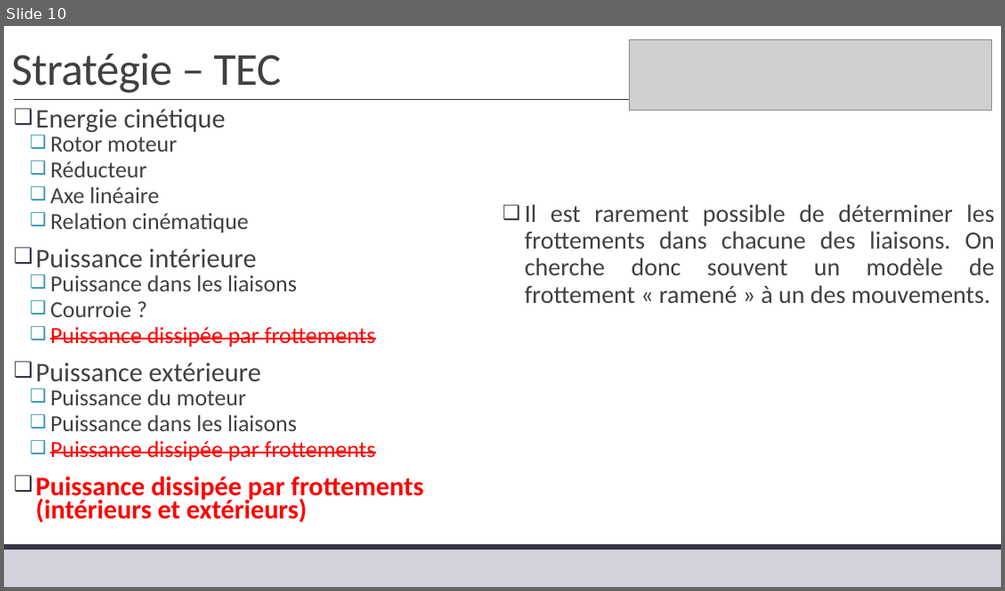
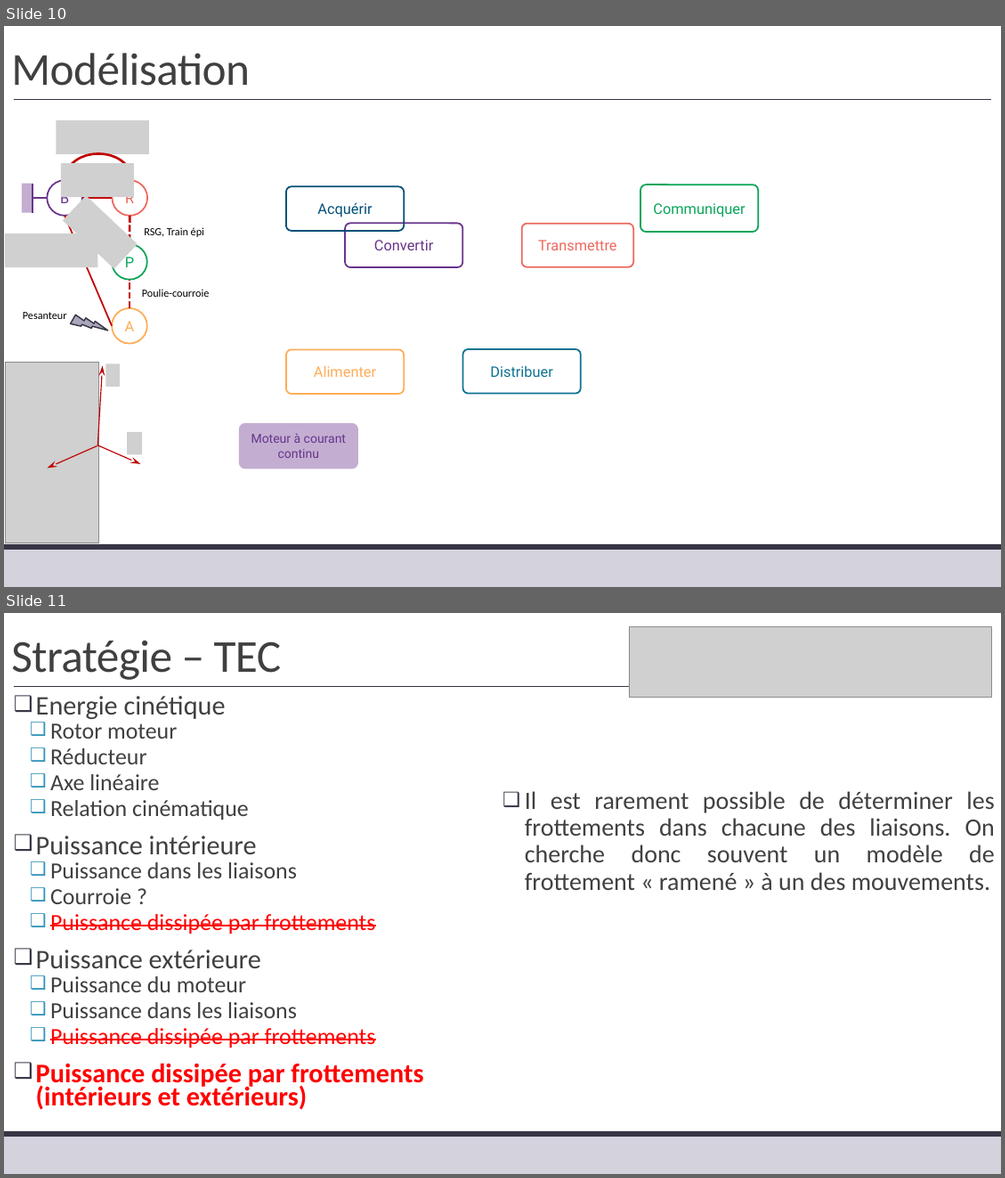
Before and after one commit to xpessoles/TP_Corriges, a slide deck: 04_Comax/04_Comax_Corrige.pptx. Shown one above the other, each under a label of ours: slide 10 before the commit, slides 10 and 11 after it. The pictures are 1005x591 and 1005x1178 pixels, drawn with LibreOffice and Linux fonts; fonts in the diff are those of the drawing; grey boxes stand for pictures. Boxes give left, top, right and bottom in pixels: in the first picture for what was removed or moved away, otherwise in the second. Text is boxed around its words. In the diff, an @@ line names an element or a change of style, - is before the commit and + after.

```diff
--- a/04_Comax/04_Comax_Corrige.pptx
+++ b/04_Comax/04_Comax_Corrige.pptx
@@ slide 10 added at [4, 26, 1001, 587], background #FFFFFF; not listed: 3 template elements that a slide beside it also shows @@
@@ title added at [11, 53, 250, 86], 44 pt, text #404040 @@
+Modélisation
@@ picture added at [56, 120, 149, 154] @@
@@ arc (boxed as its full ellipse) added at [66, 154, 131, 200], outline #C00000 2.25 pt @@
@@ group added at [22, 180, 82, 216]: 2 lines, 1 ellipse, 1 rectangle @@
+B
@@ picture added at [61, 163, 134, 197] @@
@@ ellipse added at [113, 180, 147, 216], outline #EE685D 1.5 pt, 14 pt, text #EE685D @@
+R
@@ rounded rectangle added at [640, 184, 758, 232], outline #08A559 1.5 pt, 14 pt, text #08A559 @@
+Communiquer
@@ picture added at [63, 196, 137, 268] @@
@@ line added from (77, 211) to (117, 249), #C00000 1.5 pt @@
@@ line added from (113, 198) to (82, 198), #C00000 1.5 pt @@
@@ rounded rectangle added at [286, 187, 404, 231], outline #004F77 1.5 pt, 14 pt, text #004F77 @@
+Acquérir
@@ picture added at [5, 234, 98, 267] @@
@@ line added from (65, 216) to (112, 326), #C00000 1.5 pt @@
@@ line added from (129, 216) to (129, 244), #C00000 2.25 pt dashed @@
@@ text added at [144, 227, 204, 237], 10.5 pt, text #000000 @@
+RSG, Train épi
@@ rounded rectangle added at [345, 224, 462, 267], outline #68348B 1.5 pt, 14 pt, text #68348B @@
+Convertir
@@ rounded rectangle added at [522, 224, 633, 267], outline #EE685D 1.5 pt, 14 pt, text #EE685D @@
+Transmettre
@@ ellipse added at [112, 244, 146, 280], outline #08A559 1.5 pt, 14 pt, text #08A559 @@
+P
@@ line added from (129, 308) to (129, 280), #C00000 2.25 pt dashed @@
@@ text added at [142, 289, 210, 297], 10.5 pt, text #000000 @@
+Poulie-courroie
@@ text added at [23, 312, 67, 319], 10.5 pt, text #000000 @@
+Pesanteur
@@ lightning bolt added at [69, 310, 107, 336], fill #AAA7BC, outline #373545 1.25 pt @@
@@ ellipse added at [112, 308, 146, 343], outline #FDAD57 1.5 pt, 14 pt, text #FDAD57 @@
+A
@@ picture added at [6, 362, 99, 543] @@
@@ arrow added from (97, 445) to (103, 365), #C00000 1 pt @@
@@ picture added at [105, 364, 119, 386] @@
@@ rounded rectangle added at [286, 350, 404, 394], outline #FDAD57 1.5 pt, 14 pt, text #FDAD57 @@
+Alimenter
@@ rounded rectangle added at [463, 349, 581, 394], outline #0C7391 1.5 pt, 14 pt, text #0C7391 @@
+Distribuer
@@ rounded rectangle added at [240, 424, 357, 468], fill #C3AED1, outline #C3AED1 1.5 pt, 12 pt, text #68348B @@
+Moteur à courant continu
@@ arrow added from (97, 445) to (48, 468), #C00000 1 pt @@
@@ arrow added from (97, 445) to (141, 464), #C00000 1 pt @@
@@ picture added at [127, 432, 142, 454] @@
@@ picture added at [32, 463, 47, 485] @@
@@ what was slide 10 is now slide 11 @@
```
Also in this commit, not shown: 2 slides changed, 2 other files.
